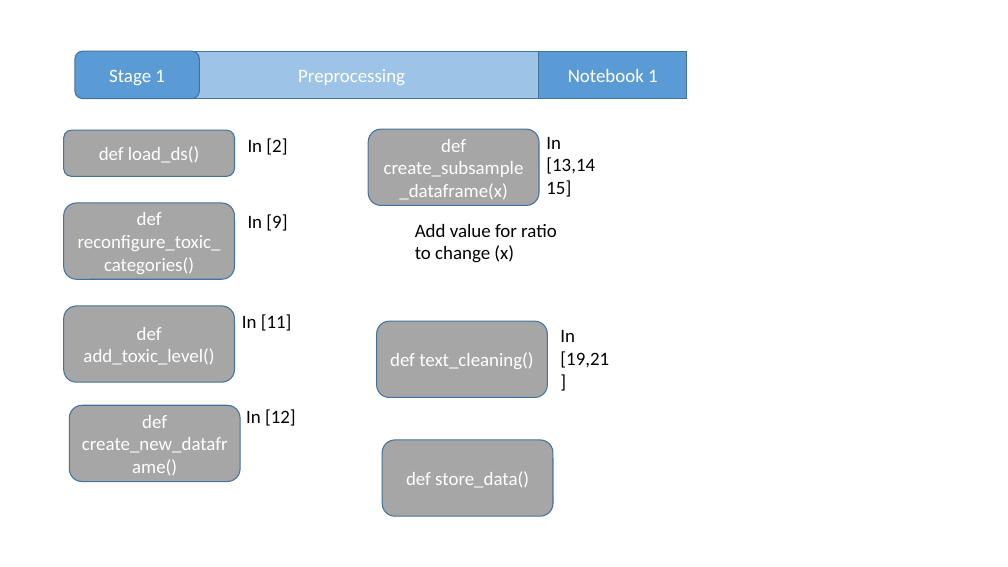
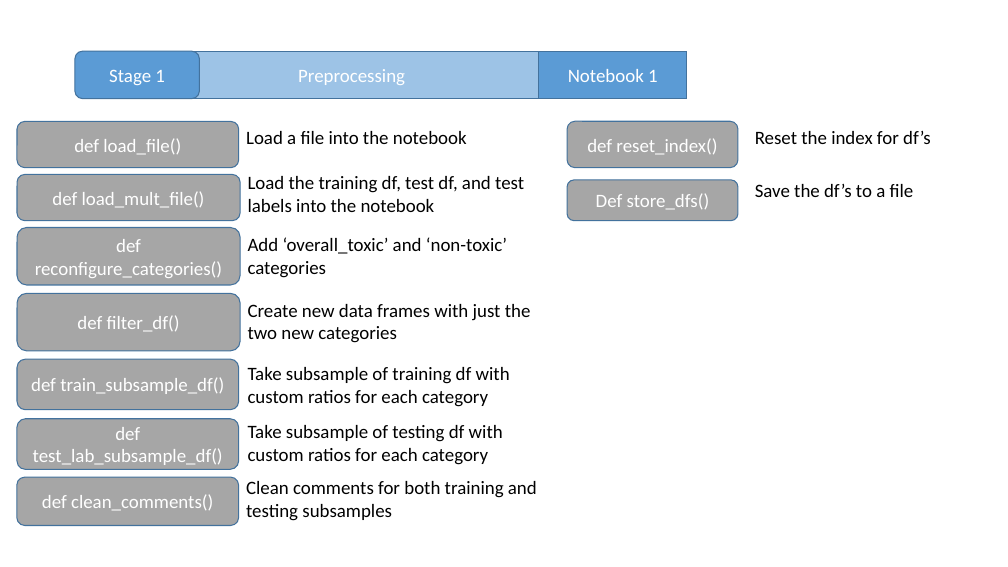
Before and after one commit to jjbocek/ToxicApp, a slide deck: slide 2 of Outline.pptx. Drawn at 1008x567 pixels with LibreOffice and Linux fonts; fonts in the diff are those of the drawing. Boxes give left, top, right and bottom in pixels: in the first picture for what was removed or moved away, otherwise in the second. Text is boxed around its words. In the diff, an @@ line names an element or a change of style, - is before the commit and + after.

Commit message:
saving clean_data1 and adding new explor notebook

```diff
--- a/Outline.pptx
+++ b/Outline.pptx
@@ rounded rectangle "def load_file()": place and size @@
-rounded rectangle "def load_file()" at [64, 130, 234, 176]
+rounded rectangle "def load_file()" at [17, 122, 239, 168]
@@ text in rounded rectangle at [74, 138, 181, 155]: text changed @@
-def load_ds()
+def load_file()
@@ text added at [246, 131, 467, 144], 18 pt, text #000000 @@
+Load a file into the notebook
@@ text removed at [248, 138, 287, 155] @@
-In [2]
@@ text removed at [546, 137, 595, 174] @@
-In [13,1415]
@@ rounded rectangle "def reset_index()": place and size @@
-rounded rectangle "def reset_index()" at [368, 129, 539, 206]
+rounded rectangle "def reset_index()" at [567, 121, 738, 167]
@@ text in rounded rectangle at [587, 138, 717, 155]: text changed @@
-def create_subsample_dataframe(x)
+def reset_index()
@@ text added at [755, 131, 931, 144], 18 pt, text #000000 @@
+Reset the index for df’s
@@ rounded rectangle added at [17, 175, 240, 221], fill #A6A6A6, outline #43739E 1 pt, 18 pt, text #FFFFFF @@
+def load_mult_file()
@@ text added at [248, 176, 524, 212], 18 pt, text #000000 @@
+Load the training df, test df, and test labels into the notebook
@@ rounded rectangle "Def store_dfs()": place and size @@
-rounded rectangle "Def store_dfs()" at [377, 321, 547, 398]
+rounded rectangle "Def store_dfs()" at [567, 180, 738, 221]
@@ text in rounded rectangle at [596, 193, 710, 210]: text changed @@
-def text_cleaning()
+Def store_dfs()
@@ text added at [755, 184, 914, 197], 18 pt, text #000000 @@
+Save the df’s to a file
@@ rounded rectangle "def reconfigure_categories()": place and size @@
-rounded rectangle "def reconfigure_categories()" at [64, 203, 234, 280]
+rounded rectangle "def reconfigure_categories()" at [17, 228, 240, 285]
@@ text in rounded rectangle at [35, 239, 222, 278]: text changed @@
-def reconfigure_toxic_categories()
+def reconfigure_categories()
@@ text removed at [248, 214, 287, 231] @@
-In [9]
@@ text added at [248, 237, 507, 278], 18 pt, text #000000 @@
+Add ‘overall_toxic’ and ‘non-toxic’ categories
@@ text removed at [415, 224, 557, 263] @@
-Add value for ratio to change (x)
@@ rounded rectangle added at [17, 293, 240, 351], fill #A6A6A6, outline #43739E 1 pt, 18 pt, text #FFFFFF @@
+def filter_df()
@@ rounded rectangle removed at [64, 306, 234, 383] @@
-def add_toxic_level()
@@ text removed at [242, 314, 292, 331] @@
-In [11]
@@ text added at [248, 304, 531, 343], 18 pt, text #000000 @@
+Create new data frames with just the two new categories
@@ rounded rectangle "def train_subsample_df()": place and size @@
-rounded rectangle "def train_subsample_df()" at [70, 405, 240, 482]
+rounded rectangle "def train_subsample_df()" at [17, 359, 239, 410]
@@ text removed at [560, 330, 609, 368] @@
-In [19,21]
@@ text in rounded rectangle at [31, 377, 224, 394]: text changed @@
-def create_new_dataframe()
+def train_subsample_df()
@@ text added at [248, 367, 510, 407], 18 pt, text #000000 @@
+Take subsample of training df with custom ratios for each category
@@ rounded rectangle added at [17, 419, 238, 470], fill #A6A6A6, outline #43739E 1 pt, 18 pt, text #FFFFFF @@
+def test_lab_subsample_df()
@@ text removed at [246, 409, 296, 426] @@
-In [12]
@@ text added at [248, 425, 503, 465], 18 pt, text #000000 @@
+Take subsample of testing df with custom ratios for each category
@@ rounded rectangle "def clean_comments()": place and size @@
-rounded rectangle "def clean_comments()" at [383, 440, 554, 516]
+rounded rectangle "def clean_comments()" at [17, 477, 238, 526]
@@ text in rounded rectangle at [42, 494, 213, 511]: text changed @@
-def store_data()
+def clean_comments()
@@ text added at [246, 481, 537, 521], 18 pt, text #000000 @@
+Clean comments for both training and testing subsamples
```
Also in this commit, not shown: 2 other files.
